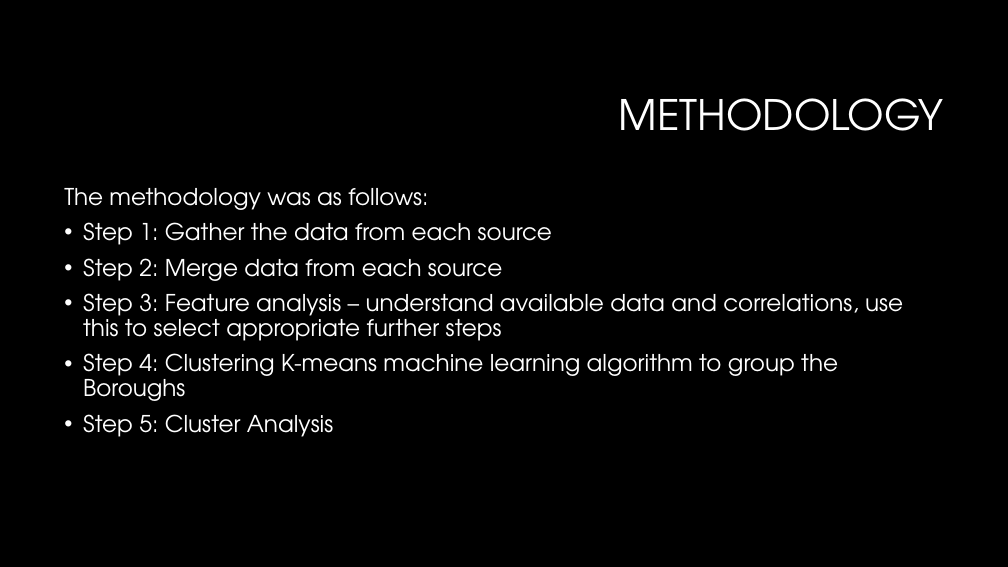
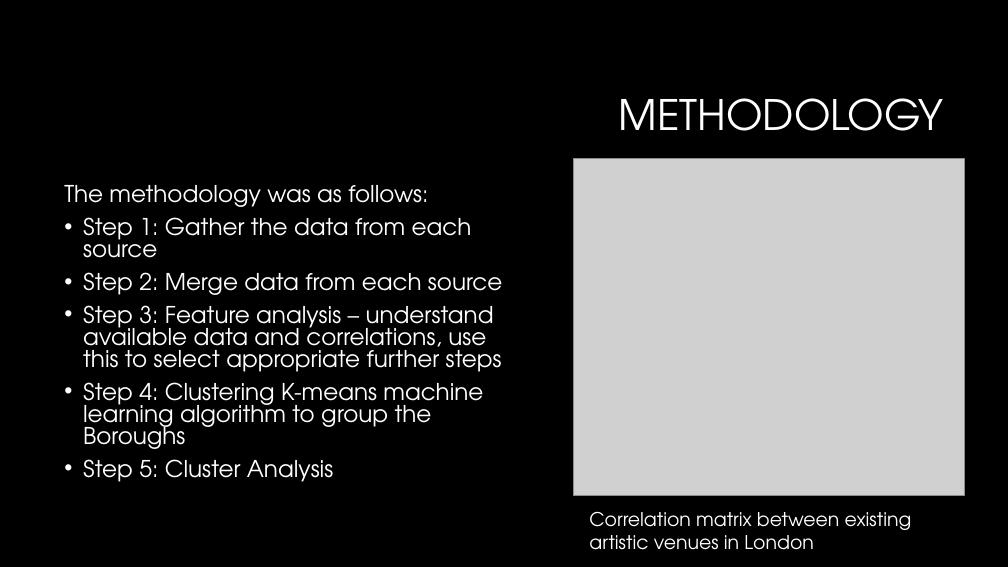
Before and after one commit to aliciadavies248/Coursera_Capstone, a slide deck: slide 4 of Painty studios ltd.pptx. Drawn at 1008x567 pixels with LibreOffice and Linux fonts; fonts in the diff are those of the drawing; grey boxes stand for pictures; background and template pictures are left out. Boxes give left, top, right and bottom in pixels: in the first picture for what was removed or moved away, otherwise in the second. Text is boxed around its words. In the diff, an @@ line names an element or a change of style, - is before the commit and + after.

```diff
--- a/Painty studios ltd.pptx
+++ b/Painty studios ltd.pptx
@@ picture added at box(573, 159, 964, 495) @@
@@ text "The methodology was as follows:" at box(64, 185, 502, 482): line spacing 0.9 to 0.8 @@
@@ text added at box(589, 511, 912, 550), 18 pt, text #FFFFFF @@
+Correlation matrix between existing artistic venues in London
```
Also in this commit, not shown: 2 other slides changed.
